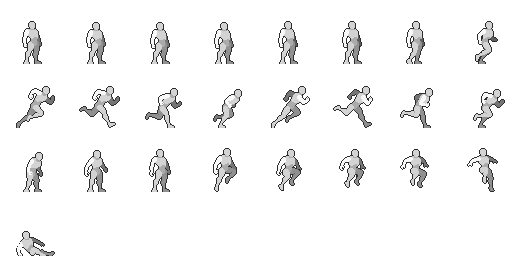
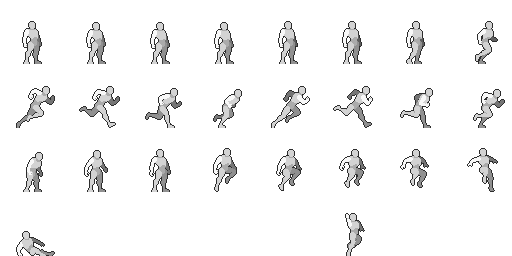
Layers edited between the first and the second w=512, h=256 image:
added group "WallSlide" with 1 layers above "SpriteSheet" over bbox(346, 214, 364, 256)
added layer "Layer 4" in group "WallSlide" over bbox(346, 214, 364, 256)
painted on "SpriteSheet" over bbox(16, 213, 365, 256)
